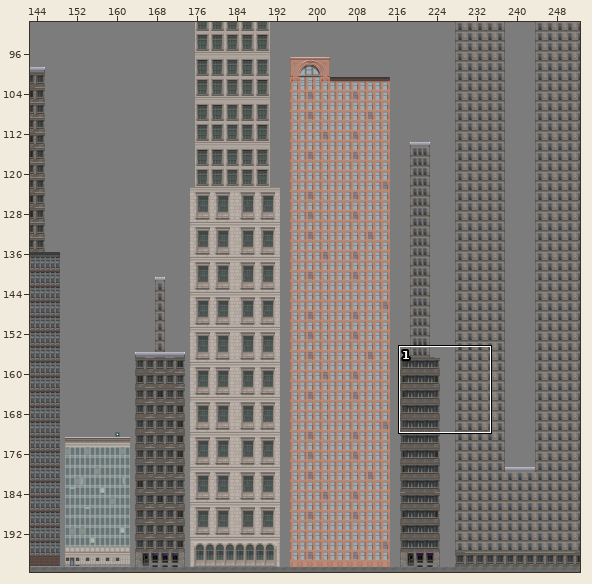
Tiled map (JSON): City.tmj. Above, an overview of the earlier version with the close-up marked.
Close-up. Before the commit:
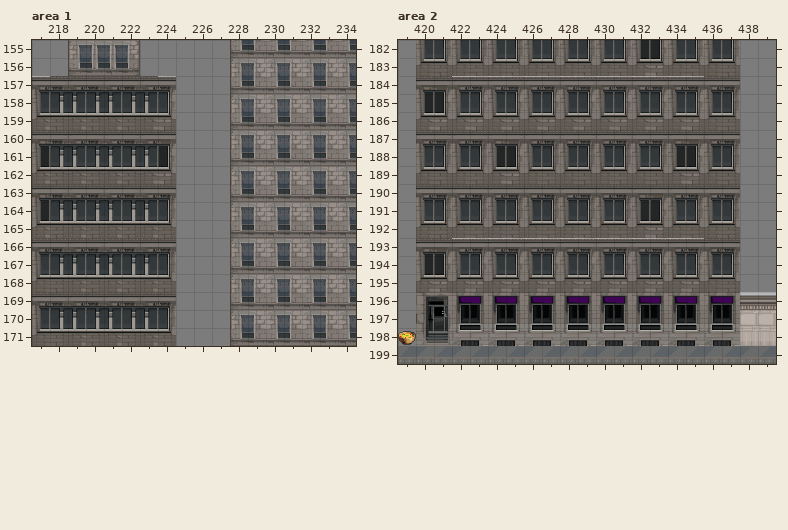
Cells are 32x32 px. Shown: area 1 x 217..234, y 155..171; area 2 x 419..439, y 182..199. The commit also changed other parts of the map, which this record leaves out.
Once edited:
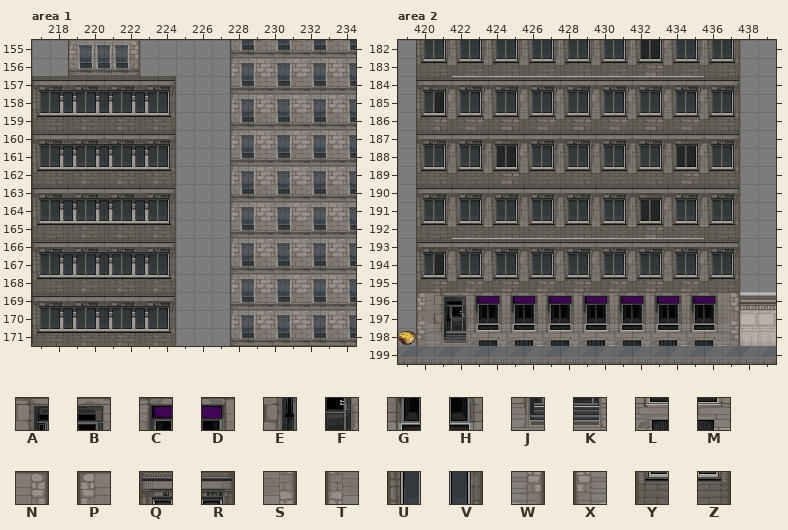
Key: from "CityTilesMain2": A 336, B 337, C 338, D 339, E 352, F 353, G 354, H 355, J 368, K 369, L 370, M 371, N 440, P 441, Q 442, R 443, S 456, T 457, U 458, V 459, W 472, X 473, Y 474, Z 475.
_ is an empty cell.
What changed:
Layer "City Overlay", area 1:
y 157: x 217 _ -> Q; x 224 _ -> R
y 158: x 217 _ -> U; x 224 _ -> V
y 159: x 217 _ -> Y; x 224 _ -> Z
y 160: x 217 _ -> Q; x 224 _ -> R
y 161: x 217 _ -> U; x 224 _ -> V
y 162: x 217 _ -> Y; x 224 _ -> Z
y 163: x 217 _ -> Q; x 224 _ -> R
y 164: x 217 _ -> U; x 224 _ -> V
y 165: x 217 _ -> Y; x 224 _ -> Z
y 166: x 217 _ -> Q; x 224 _ -> R
y 167: x 217 _ -> U; x 224 _ -> V
y 168: x 217 _ -> Y; x 224 _ -> Z
y 169: x 217 _ -> Q; x 224 _ -> R
y 170: x 217 _ -> U; x 224 _ -> V
y 171: x 217 _ -> Y; x 224 _ -> Z
Layer "City Overlay", area 2:
y 182: x 420 _ -> U; x 437 _ -> V
y 183: x 420 _ -> Y; x 437 _ -> Z
y 184: x 420 _ -> Q; x 437 _ -> R
y 185: x 420 _ -> U; x 437 _ -> V
y 186: x 420 _ -> Y; x 437 _ -> Z
y 187: x 420 _ -> Q; x 437 _ -> R
y 188: x 420 _ -> U; x 437 _ -> V
y 189: x 420 _ -> Y; x 437 _ -> Z
y 190: x 420 _ -> Q; x 437 _ -> R
y 191: x 420 _ -> U; x 437 _ -> V
y 192: x 420 _ -> Y; x 437 _ -> Z
y 193: x 420 _ -> Q; x 437 _ -> R
y 194: x 420 _ -> U; x 437 _ -> V
y 195: x 420 _ -> Y; x 437 _ -> Z
y 196: x 420..437 __________________ -> PABCDCDCDCDCDCDCDN
y 197: x 420..437 __________________ -> TEFGHGHGHGHGHGHGHS
y 198: x 420..437 __________________ -> XJKLMLMLMLMLMLMLMW
